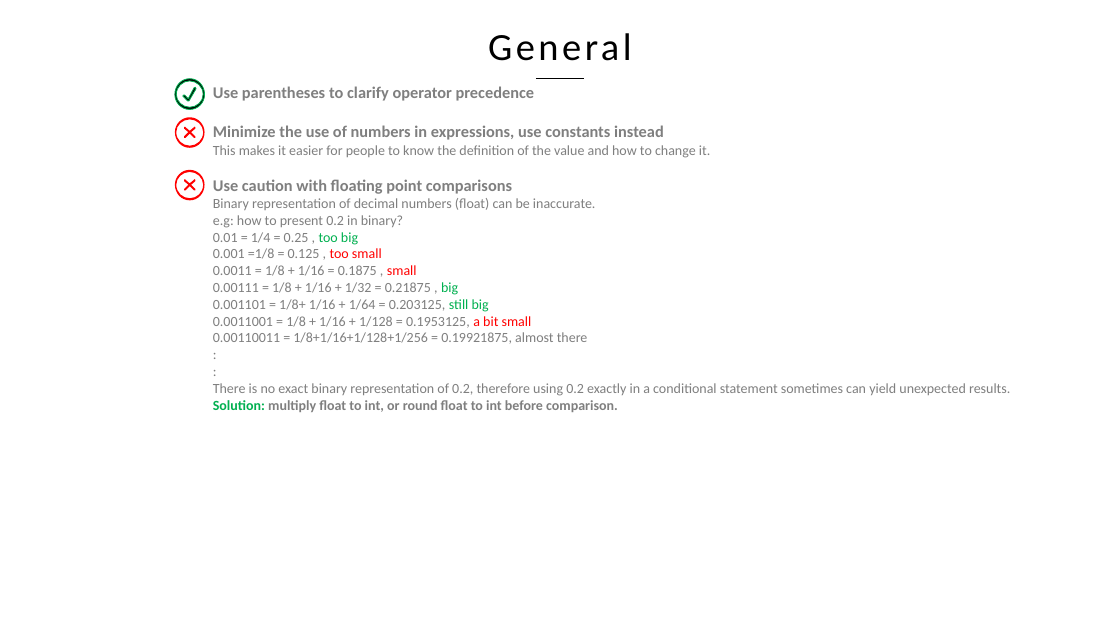
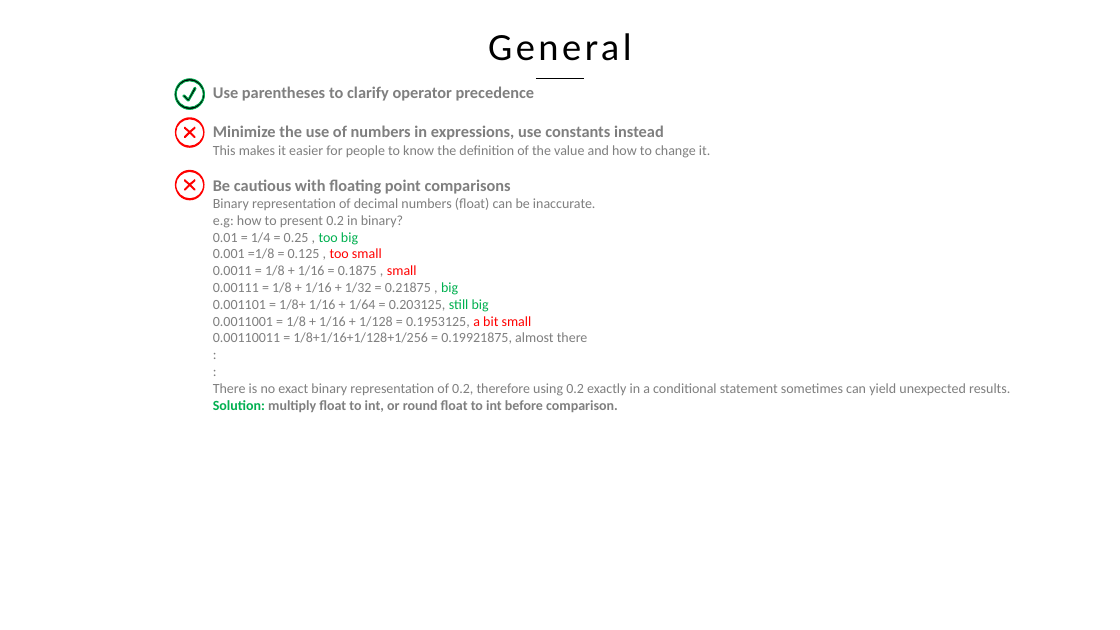
Before and after one commit to MarkSenDong/Code_Standardization, a slide deck: slide 13 of matlab_coding_standardisation.pptx. Drawn at 1120x630 pixels with LibreOffice and Linux fonts; fonts in the diff are those of the drawing; background and template pictures are left out. Boxes give left, top, right and bottom in pixels: in the first picture for what was removed or moved away, otherwise in the second. Text is boxed around its words. In the diff, an @@ line names an element or a change of style, - is before the commit and + after.

```diff
--- a/matlab_coding_standardisation.pptx
+++ b/matlab_coding_standardisation.pptx
@@ text at (x1=213, y1=179, x2=511, y2=194): text changed @@
-Use caution with floating point comparisons
+Be cautious with floating point comparisons
```
Also in this commit, not shown: 1 other slide changed.
